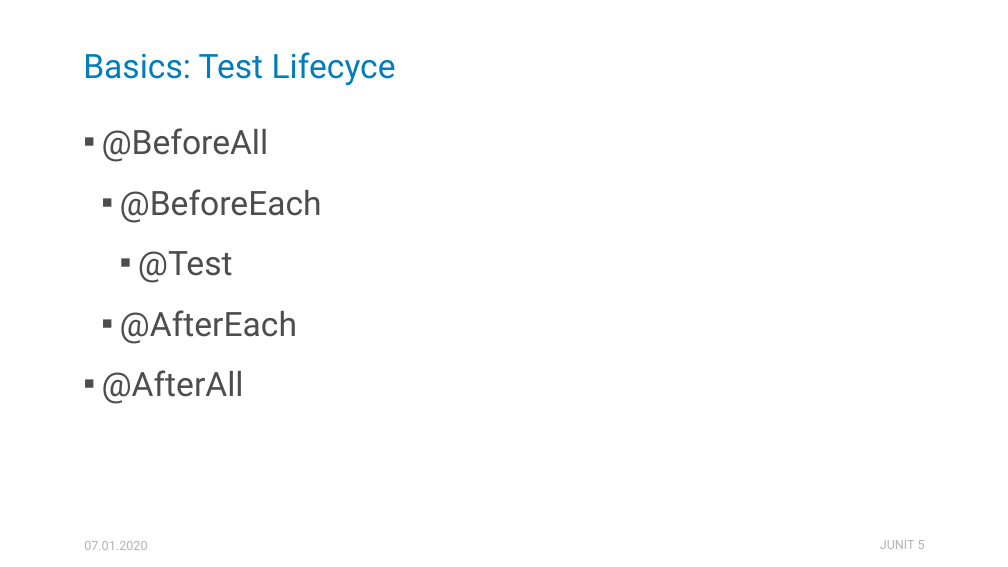
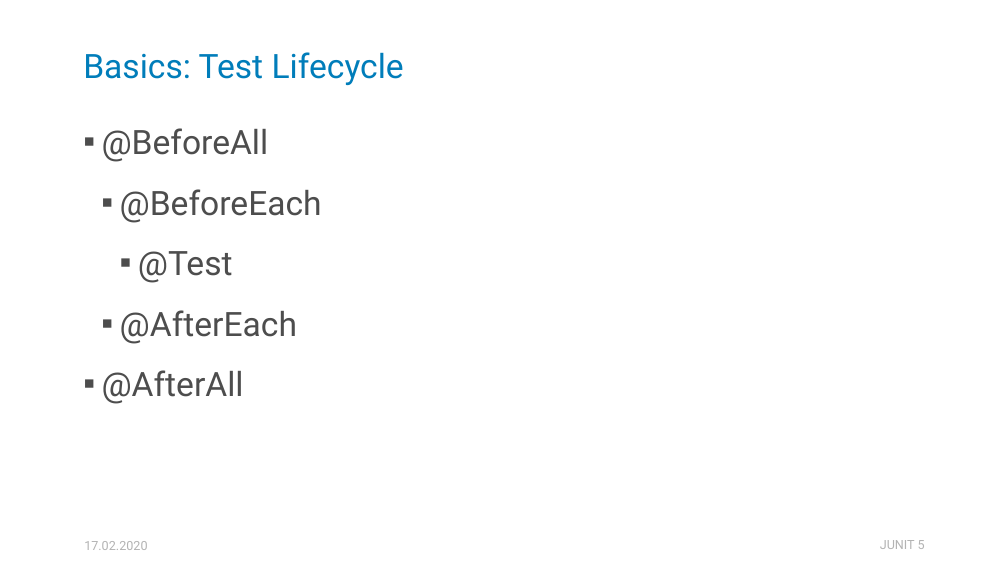
Before and after one commit to HellSpawn287/pf-presentations, a slide deck: slide 11 of ZJAVA/Junit5/Junit5 - ZJAVA.pptx. Drawn at 1008x567 pixels with LibreOffice and Linux fonts; fonts in the diff are those of the drawing. Boxes give left, top, right and bottom in pixels: in the first picture for what was removed or moved away, otherwise in the second. Text is boxed around its words. In the diff, an @@ line names an element or a change of style, - is before the commit and + after.

```diff
--- a/ZJAVA/Junit5/Junit5 - ZJAVA.pptx
+++ b/ZJAVA/Junit5/Junit5 - ZJAVA.pptx
@@ title at box(83, 52, 404, 85): text changed @@
-Basics: Test Lifecyce
+Basics: Test Lifecycle
@@ text at box(84, 541, 147, 550): text changed @@
-07.01.2020
+17.02.2020
```
Also in this commit, not shown: 17 other slides changed.
